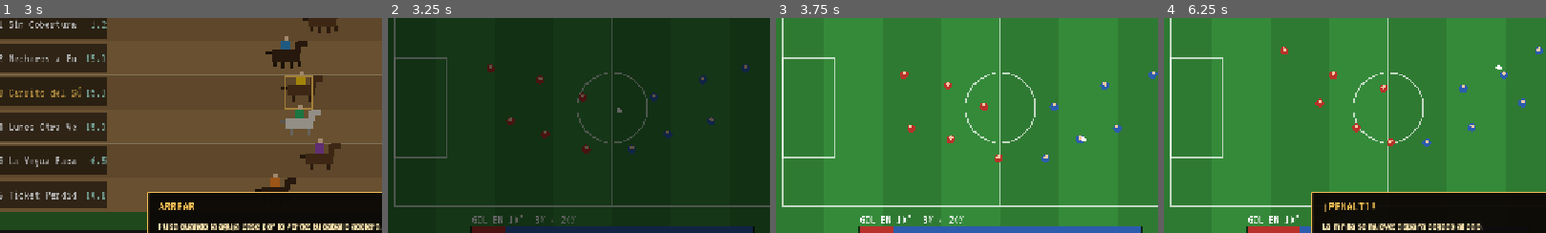
Above: before the commit, frames 1-4 (left to right).
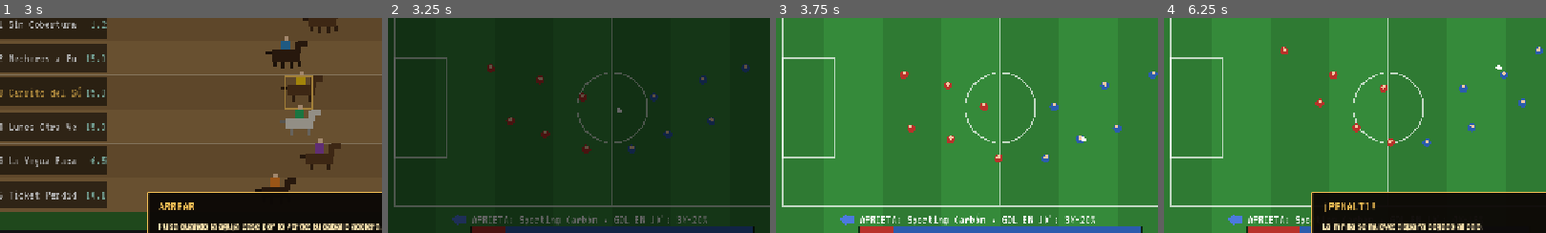
Above: after the commit, the same moments.

Repository: Roitxelo/MACLARENS
Game: Godot game, scene res://tests/night_capture.tscn
Same seed, same stepped clock (60 frames per second), same inputs: the game is played once before the commit and once after it. This scene is started directly instead of the project's main scene.
Inputs (mouse positions are % of the whole screen's width and height, from its top left):
- Up to frame 1 (3 s): tap Enter at 0.5 s; move the mouse to (45, 70) at 0.52 s; hold Right 0.53-1.25 s; tap P at 0.6, 2.85 s; click (45, 70) at 0.67 s; tap Space at 0.77 s; click (31, 15) at 1.27 s; click (21, 19) at 2.02 s; move the mouse to (80, 65) at 2.77 s; hold Right from 2.78 s (still down)
- Up to frame 2 (3.25 s): keep holding Right; tap Space at 3.02 s
- Up to frame 3 (3.75 s): move the mouse to (20, 35) at 3.52 s; release Right at 3.53 s; hold Left from 3.53 s (still down); tap P at 3.6 s
- Up to frame 4 (6.25 s): move the mouse to (50, 50) at 4.27 s; tap P at 4.35, 5.1, 5.85 s; click (50, 50) at 4.42 s; tap Space at 4.52, 5.27, 6.02 s; move the mouse to (35, 25) at 5.02 s; move the mouse to (72, 45) at 5.77 s; release Left at 5.78 s; hold Right from 5.78 s (still down)
The pictures show only the part of the screen within x 5-55%, y 29-79%; the shares and areas given below are measured in that part.

Frame 1 is identical in both runs. In frame 2, 0.9% of the frame differs, in the area x 16-84%, y 91-97%; in frame 3, 1.1%; in frame 4, 0.4%.

Commit message:
ui: señala quién aprieta en el fútbol
Co-Authored-By: Codex <noreply@openai.com>

Diff:
--- a/game/ui/screens/machine_screen.gd
+++ b/game/ui/screens/machine_screen.gd
@@ -173,20 +173,26 @@
 		var sub := UIKit.label("", 21, UIKit.SCREEN_TEXT, true)
 		UIKit.place(sub, Rect2(SCREEN.position.x + 24, y + 36, SCREEN.size.x - 50, 26))
 		content.add_child(sub)
+		var pressure_icon := Polygon2D.new()
+		pressure_icon.polygon = PackedVector2Array([Vector2(-12, -7), Vector2(1, -7), Vector2(1, -13), Vector2(14, 0), Vector2(1, 13), Vector2(1, 7), Vector2(-12, 7)])
+		pressure_icon.position = Vector2(SCREEN.end.x - 278, y + 61)
+		pressure_icon.color = UIKit.GOLD
+		pressure_icon.visible = false
+		content.add_child(pressure_icon)
 		var bar_bg := ColorRect.new()
 		bar_bg.color = Color("#2b5cad")
 		bar_bg.mouse_filter = Control.MOUSE_FILTER_IGNORE
-		UIKit.place(bar_bg, Rect2(SCREEN.end.x - 230, y + 42, 200, 12))
+		UIKit.place(bar_bg, Rect2(SCREEN.end.x - 252, y + 58, 222, 10))
 		content.add_child(bar_bg)
 		var bar_fg := ColorRect.new()
 		bar_fg.color = Color("#c94b3b")
 		bar_fg.mouse_filter = Control.MOUSE_FILTER_IGNORE
-		UIKit.place(bar_fg, Rect2(SCREEN.end.x - 230, y + 42, 100, 12))
+		UIKit.place(bar_fg, Rect2(SCREEN.end.x - 252, y + 58, 111, 10))
 		content.add_child(bar_fg)
 		var bar_l := UIKit.label("PRESIÓN", 16, UIKit.SCREEN_TEXT, true)
-		UIKit.place(bar_l, Rect2(SCREEN.end.x - 300, y + 36, 70, 22))
+		UIKit.place(bar_l, Rect2(SCREEN.end.x - 300, y + 34, 270, 22))
 		content.add_child(bar_l)
-		_match_labels.append({"head": head, "sub": sub, "match_id": m["id"], "bar": bar_fg, "bar_bg": bar_bg, "bar_l": bar_l})
+		_match_labels.append({"head": head, "sub": sub, "match_id": m["id"], "bar": bar_fg, "bar_bg": bar_bg, "bar_l": bar_l, "pressure_icon": pressure_icon})
 		var bx := SCREEN.position.x + 24
 		for pick in ["1", "X", "2"]:
 			var b := UIKit.button("", "teal", 22, true)
@@ -232,14 +238,21 @@
 			sub = "Apuestas cerradas · " + sub
 		e["sub"].text = sub
 		var live: bool = m["state"] == "live"
-		for k in ["bar", "bar_bg", "bar_l"]:
+		for k in ["bar", "bar_bg", "bar_l", "pressure_icon"]:
 			e[k].visible = live
 		if live:
 			var pr := sim.pressure()
-			e["bar"].size.x = 200.0 * float(pr["home_share"])
+			var home_share := float(pr["home_share"])
+			e["bar"].size.x = 222.0 * home_share
+			var home_pressing := home_share >= 0.5
+			var pressing := str(m["home"] if home_pressing else m["away"])
+			e["pressure_icon"].scale.x = 1.0 if home_pressing else -1.0
+			e["pressure_icon"].color = Color("#c94b3b") if home_pressing else Color("#4c79de")
+			var chance := ""
 			if Night.level("buho") >= 2:
-				e["bar_l"].text = "%d%%-%d%%" % [int(pr["home_10"] * 100), int(pr["away_10"] * 100)]
-				e["bar_l"].tooltip_text = "Probabilidad de gol de cada equipo en 10 min"
+				chance = " · gol 10': %d%%-%d%%" % [int(pr["home_10"] * 100), int(pr["away_10"] * 100)]
+			e["bar_l"].text = "APRIETA: %s%s" % [pressing, chance]
+			e["bar_l"].tooltip_text = "El equipo que aprieta tiene más opciones de marcar pronto"
 	for o in _odds_buttons:
 		var m := Night.football.get_match(o["match_id"])
 		var pick: String = o["pick"]
--- a/game/ui/widgets/pitch_tv.gd
+++ b/game/ui/widgets/pitch_tv.gd
@@ -100,10 +100,20 @@
 		draw_rect(Rect2(bx, by, bw, bh), Color("#2b5cad") if int(match_data["index"]) == 0 else Color("#e8b628"))
 		draw_rect(Rect2(bx, by, bw * float(pr["home_share"]), bh), Color("#b8322a") if int(match_data["index"]) == 0 else Color("#e0e0e0"))
 		if not compact:
-			var lbl := "PRESIÓN"
+			var home_pressing := float(pr["home_share"]) >= 0.5
+			var pressing := str(match_data["home"] if home_pressing else match_data["away"])
+			var icon_color := Color("#c94b3b") if home_pressing else Color("#4c79de")
+			_draw_pressure_icon(Vector2(bx - 20, by - 13), 1.0 if home_pressing else -1.0, icon_color)
+			var lbl := "APRIETA: %s" % pressing
 			if Night.level("buho") >= 2:
-				lbl = "GOL EN 10'  %d%% · %d%%" % [int(pr["home_10"] * 100), int(pr["away_10"] * 100)]
+				lbl += " · GOL EN 10': %d%%-%d%%" % [int(pr["home_10"] * 100), int(pr["away_10"] * 100)]
 			draw_string(font, Vector2(bx, by - 6), lbl, HORIZONTAL_ALIGNMENT_LEFT, -1, 22, Color.WHITE)
 	if compact and match_data["state"] == "pre":
 		draw_rect(Rect2(0, h - 20, w, 20), Color(0, 0, 0, 0.6))
 		draw_string(font, Vector2(6, h - 5), "PRÓXIMO PARTIDO", HORIZONTAL_ALIGNMENT_LEFT, w - 12, 15, Color.WHITE)
+
+func _draw_pressure_icon(center: Vector2, direction: float, color: Color) -> void:
+	var points := PackedVector2Array()
+	for point in [Vector2(-12, -6), Vector2(1, -6), Vector2(1, -11), Vector2(13, 0), Vector2(1, 11), Vector2(1, 6), Vector2(-12, 6)]:
+		points.append(center + Vector2(point.x * direction, point.y))
+	draw_colored_polygon(points, color)
Not shown, changed: CLAUDEHANDOFF.md
Not shown, changed: docs/coordination/TASK_BOARD.md
